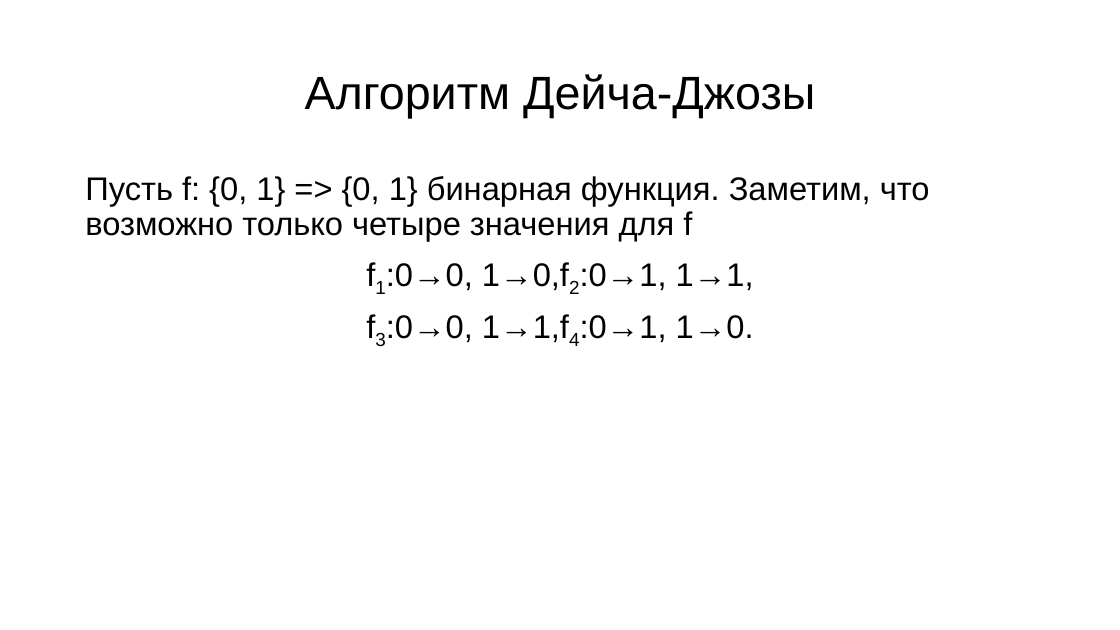
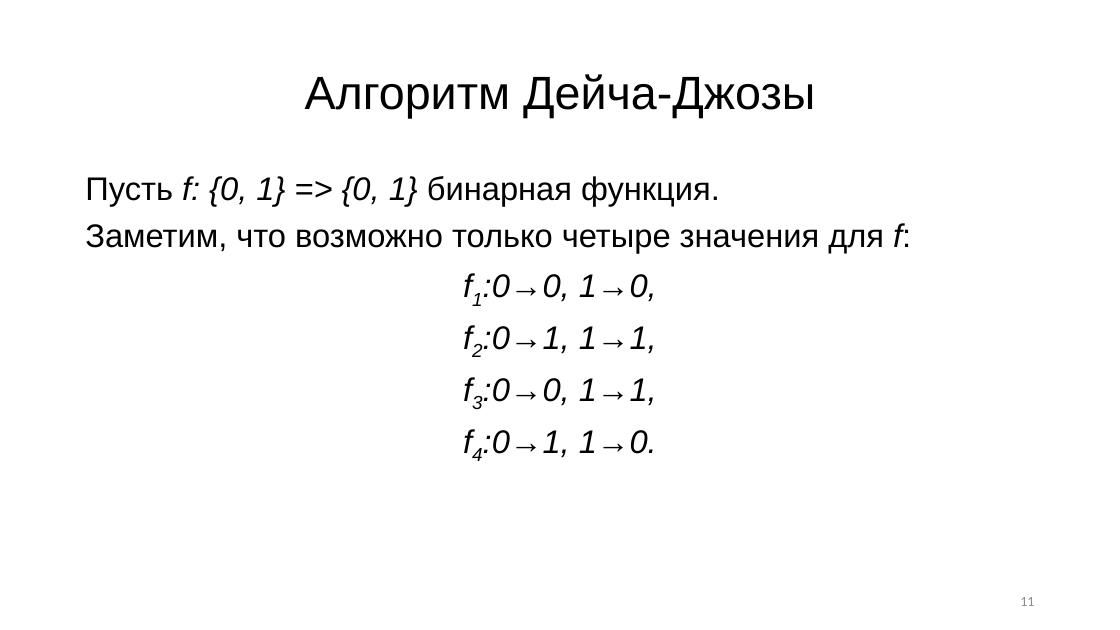
Before and after one commit to R0manych/Diploma2019, a slide deck: slide 11 of Черниговских 2к 14гр.pptx. Drawn at 1120x630 pixels with LibreOffice and Linux fonts; fonts in the diff are those of the drawing. Boxes give left, top, right and bottom in pixels: in the first picture for what was removed or moved away, otherwise in the second. Text is boxed around its words. In the diff, an @@ line names an element or a change of style, - is before the commit and + after.

```diff
--- a/Черниговских 2к 14гр.pptx
+++ b/Черниговских 2к 14гр.pptx
@@ text at <box>85,176,911,458</box>: text changed @@
-Пусть f: {0, 1} => {0, 1} бинарная функция. Заметим, что возможно только четыре значения для f
-f1:0→0, 1→0,f2:0→1, 1→1,
-f3:0→0, 1→1,f4:0→1, 1→0.
+Пусть f: {0, 1} => {0, 1} бинарная функция.
+Заметим, что возможно только четыре значения для f:
+f1:0→0, 1→0,
+f2:0→1, 1→1,
+f3:0→0, 1→1,
+f4:0→1, 1→0.
@@ page number added at <box>1020,597,1034,606</box>, 12 pt, text #8C8C8C @@
+11
```
Also in this commit, not shown: 16 other slides changed, 1 slide added, 1 slide removed.
